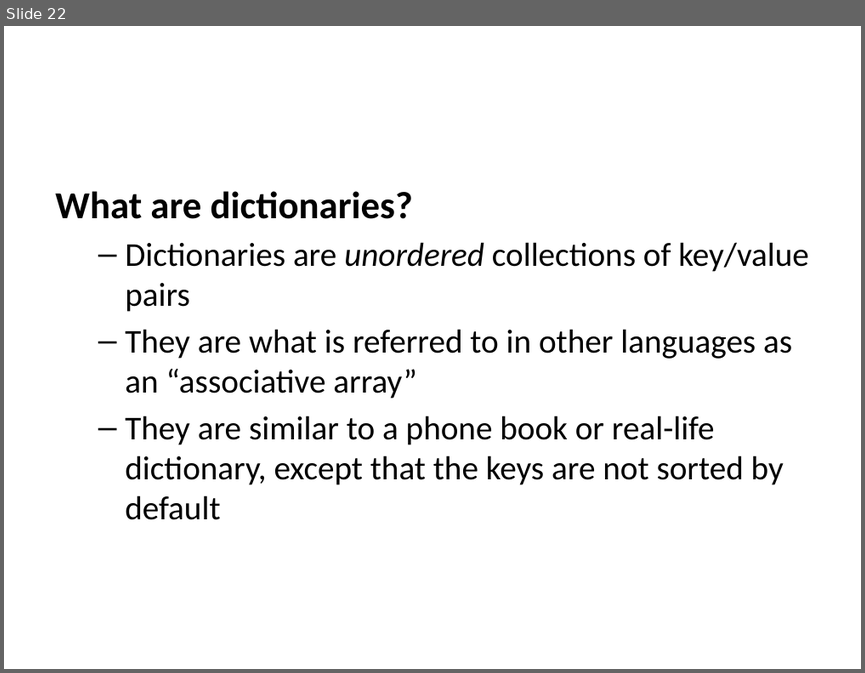
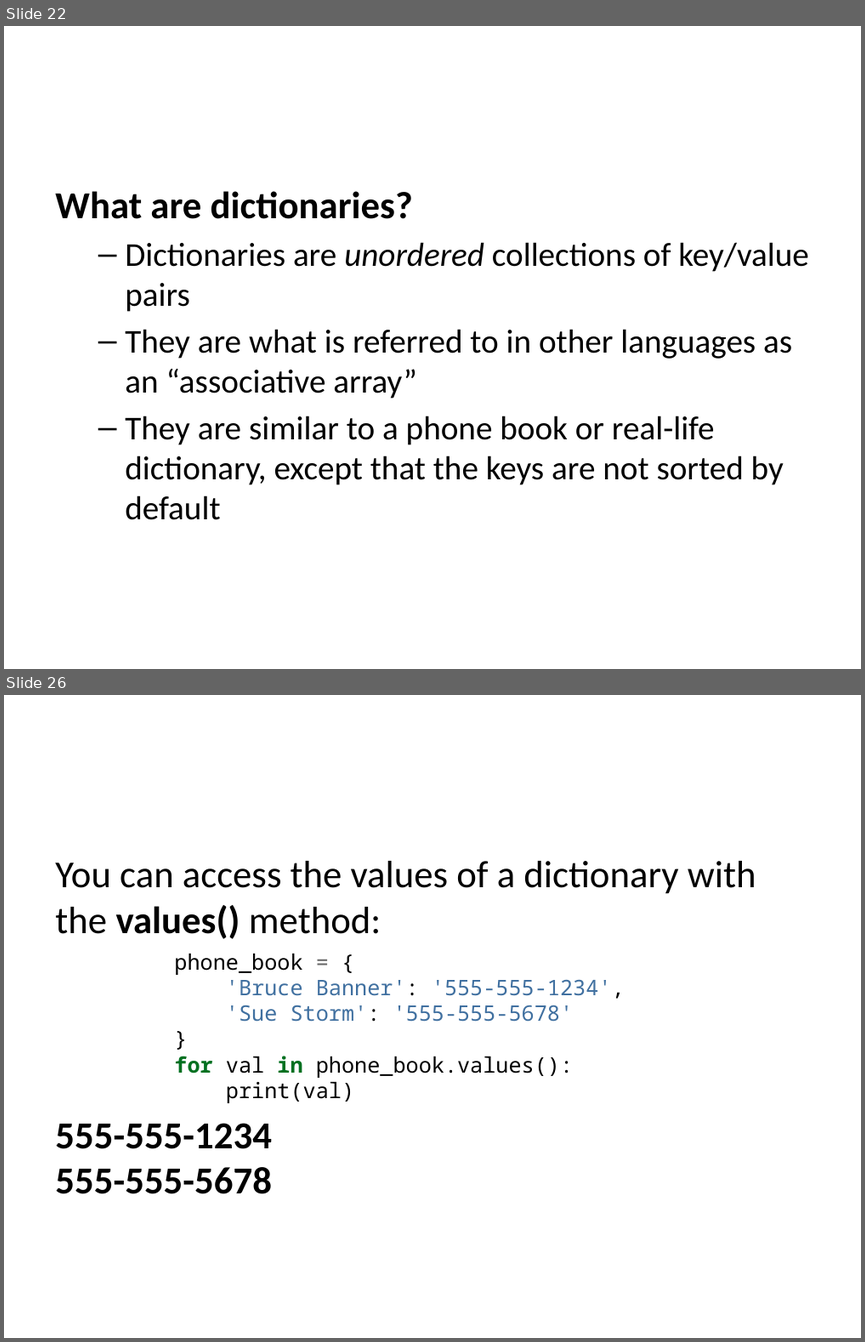
Before and after one commit to edsu/inst326, a slide deck: modules/module03/slides.pptx. Shown one above the other, each under a label of ours: slide 22 before the commit, slides 22 and 26 after it; the slides between them are not shown. The pictures are 865x673 and 865x1342 pixels, drawn with LibreOffice and Linux fonts; fonts in the diff are those of the drawing. Boxes give left, top, right and bottom in pixels: in the first picture for what was removed or moved away, otherwise in the second. Text is boxed around its words. In the diff, an @@ line names an element or a change of style, - is before the commit and + after.

```diff
--- a/modules/module03/slides.pptx
+++ b/modules/module03/slides.pptx
@@ slide 26 added at (x1=4, y1=695, x2=861, y2=1338), background #FFFFFF @@
@@ text added at (x1=55, y1=861, x2=756, y2=1194), 18 pt, text #000000 @@
+You can access the values of a dictionary with the values() method:
+phone_book = {
+'Bruce Banner': '555-555-1234',
+'Sue Storm': '555-555-5678'
+}
+for val in phone_book.values():
+print(val)
+555-555-1234
+555-555-5678
```
Also in this commit, not shown: 8 slides changed, 5 other slides added, 2 slides removed, 4 other files.
